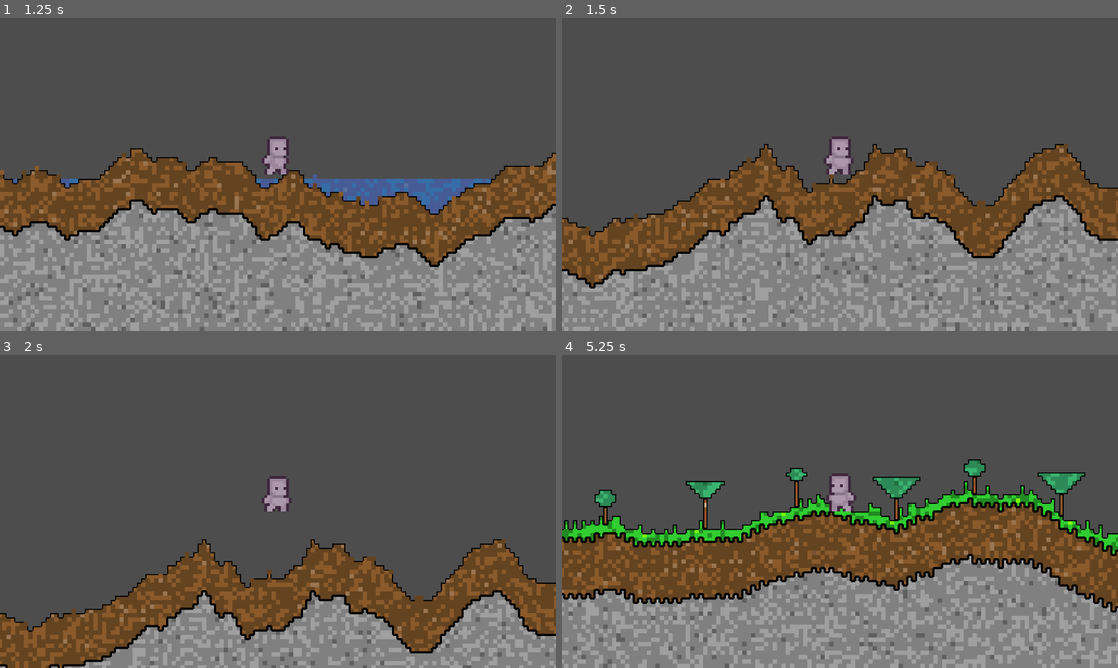
Above: before the commit, frames 1-4 (two rows, left to right).
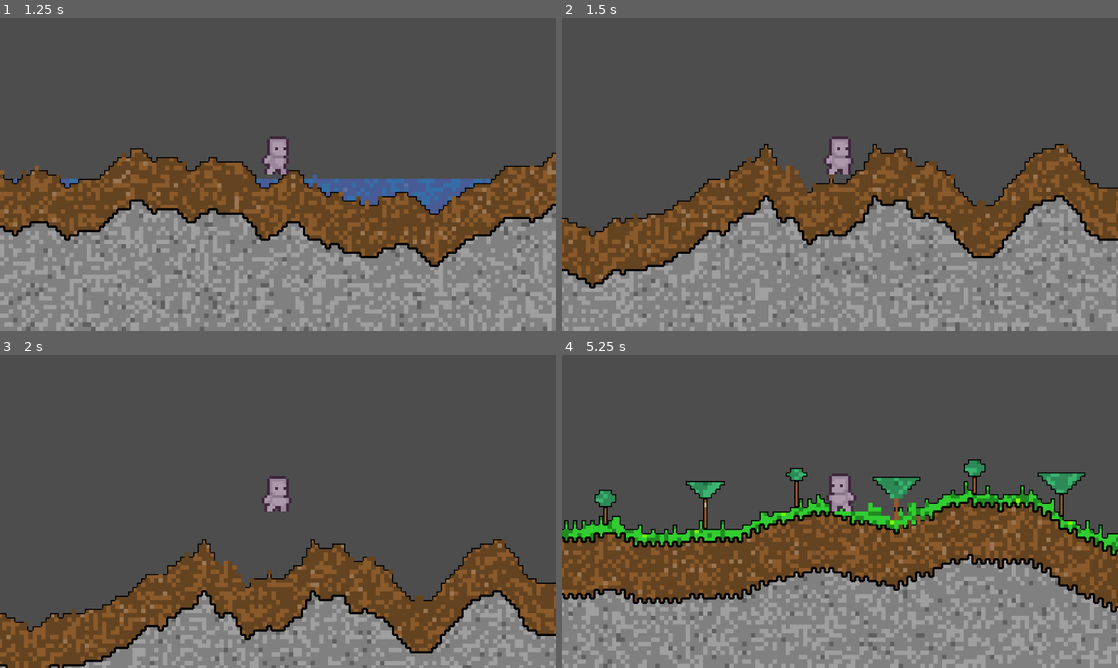
Above: after the commit, the same moments.

Repository: MessrsBrightside/pixel-mixel
Game: Godot game, scene res://scenes/main.tscn
Same seed, same stepped clock (60 frames per second), same inputs: the game is played once before the commit and once after it.
Inputs (mouse positions are in pixels of both pictures, inside the frame that each line leads up to):
- Up to frame 1 (1.25 s): tap Enter (ui_accept) at 0.5, 0.77 s; move the mouse to (400, 158) at 0.52 s; hold Right (ui_right) from 0.53 s (still down); tap 1 at 0.6 s; click (400, 158) at 0.67 s
- Up to frame 2 (1.5 s): move the mouse to (728, 190) at 1.27 s; release Right (ui_right) at 1.28 s; hold Down from 1.28 s (still down); tap 2 at 1.35 s; click (728, 190) at 1.42 s
- Up to frame 3 (2 s): keep holding Down; tap Enter (ui_accept) at 1.52 s
- Up to frame 4 (5.25 s): move the mouse to (895, 442) at 2.02 s; release Down at 2.03 s; hold Right (ui_right) 2.03-2.78 s; tap 3 at 2.1 s; click (895, 442) at 2.17 s; move the mouse to (812, 574) at 2.77 s; hold Up 2.78-3.53 s; tap 4 at 2.85 s; click (812, 574) at 2.92 s; tap Enter (ui_accept) at 3.02, 3.77, 4.52 s; move the mouse to (1006, 558) at 3.52 s; hold Left (ui_left) 3.53-5.03 s; tap 5 at 3.6 s; click (1006, 558) at 3.67 s; move the mouse to (673, 464) at 4.27 s; tap 6 at 4.35 s; click (673, 464) at 4.42 s; move the mouse to (867, 511) at 5.02 s; hold Down from 5.03 s (still down); tap 7 at 5.1 s; click (867, 511) at 5.17 s

Frame 1 is identical in both runs. In frame 2, less than 0.1% of the frame differs, in the area x 38-45%, y 47-56%; in frame 3, less than 0.1%; in frame 4, 0.2%, in the area x 51-66%, y 43-56%.

Commit message:
feat: blade attack destruction system (#29)
- BladeAttack class: fan-shaped arc (7 rays, 30° spread, 20 chunk range)
  frees chunks based on power vs terrain toughness
- Player left-click triggers attack toward mouse position (power=3.0)
- Main scene re-renders on attack via signal
- Before/after destruction screenshots committed
- 5 functional tests: arc direction, toughness contrast, power depletion,
  LOOSE state verification, empty/liquid skip

Diff:
--- a/scenes/main.gd
+++ b/scenes/main.gd
@@ -29,6 +29,7 @@
 	add_child(_renderer)
 	_player = Player.new()
 	_player.z_index = 1
+	_player.attacked.connect(_on_player_attacked)
 	add_child(_player)
 	_camera = Camera2D.new()
 	_camera.zoom = Vector2(2, 2)
@@ -147,3 +148,7 @@
 	defs[8] = load("res://resources/mushroom.tres")
 	defs[9] = load("res://resources/cactus.tres")
 	return defs
+
+
+func _on_player_attacked() -> void:
+	_renderer.render()
--- /dev/null
+++ b/scripts/blade_attack.gd
@@ -0,0 +1,60 @@
+class_name BladeAttack
+extends RefCounted
+
+## Fan-shaped blade attack that frees chunks based on power vs toughness.
+
+const RANGE := 20
+const ARC_ANGLE := deg_to_rad(30.0)
+const RAY_COUNT := 7
+
+
+func execute(grid: ChunkGrid, origin: Vector2, direction: Vector2, power: float, terrain_defs: Array[TerrainDef]) -> int:
+	var freed := 0
+	var remaining_power := power
+	var half_arc := ARC_ANGLE / 2.0
+	var base_angle := direction.angle()
+
+	for i in range(RAY_COUNT):
+		var t := float(i) / float(RAY_COUNT - 1)  # 0.0 to 1.0
+		var angle := base_angle - half_arc + t * ARC_ANGLE
+		var ray_dir := Vector2(cos(angle), sin(angle))
+		freed += _cast_ray(grid, origin, ray_dir, remaining_power, terrain_defs)
+
+	return freed
+
+
+func _cast_ray(grid: ChunkGrid, origin: Vector2, dir: Vector2, power: float, terrain_defs: Array[TerrainDef]) -> int:
+	var freed := 0
+	var remaining := power
+	var chunk_size := 4.0
+
+	for step in range(RANGE):
+		var sample := origin + dir * (step + 1) * chunk_size
+		var cx := int(sample.x) / 4
+		var cy := int(sample.y) / 4
+		var pos := Vector2i(cx, cy)
+
+		if not grid.is_in_bounds(pos):
+			break
+
+		var chunk: Variant = grid.get_chunk(pos)
+		if chunk == null:
+			break
+		if chunk.terrain == 0 or chunk.state == ChunkGrid.State.LIQUID:
+			continue
+		if chunk.state == ChunkGrid.State.LOOSE:
+			continue  # Already loose
+
+		var tdef: TerrainDef = terrain_defs[chunk.terrain] if chunk.terrain < terrain_defs.size() else null
+		if tdef == null:
+			continue
+
+		var toughness: float = tdef.toughness
+		if remaining >= toughness:
+			remaining -= toughness
+			grid.set_chunk(pos, chunk.terrain, chunk.color, ChunkGrid.State.LOOSE)
+			freed += 1
+		else:
+			break  # Power exhausted
+
+	return freed
--- a/scripts/player.gd
+++ b/scripts/player.gd
@@ -10,10 +10,15 @@
 const HITBOX_W := 16.0
 const HITBOX_H := 32.0
 
+const BladeAttackClass = preload("res://scripts/blade_attack.gd")
+
+signal attacked
+
 var velocity := Vector2.ZERO
 var chunk_grid: ChunkGrid
 var terrain_defs: Array[TerrainDef]
 var on_ground := false
+var _blade = BladeAttackClass.new()
 
 var _idle_sprite: Sprite2D
 var _walk_sprite: Sprite2D
@@ -60,6 +65,15 @@
 
 	_move(delta)
 	_update_animation(input_dir)
+
+
+func _unhandled_input(event: InputEvent) -> void:
+	if event is InputEventMouseButton and event.pressed and event.button_index == MOUSE_BUTTON_LEFT:
+		if chunk_grid == null:
+			return
+		var dir := (get_global_mouse_position() - global_position).normalized()
+		_blade.execute(chunk_grid, global_position, dir, 3.0, terrain_defs)
+		attacked.emit()
 
 
 func _move(delta: float) -> void:
--- /dev/null
+++ b/tests/test_blade_attack.gd
@@ -0,0 +1,136 @@
+extends SceneTree
+
+## Functional tests for BladeAttack: arc direction, toughness contrast, power depletion, state, liquid/empty skip.
+
+const ChunkGridClass = preload("res://scripts/chunk_grid.gd")
+const TerrainDefClass = preload("res://scripts/terrain_def.gd")
+const BladeAttackClass = preload("res://scripts/blade_attack.gd")
+
+
+func _init() -> void:
+	var passed := 0
+	var failed := 0
+
+	# --- Shared terrain defs ---
+	var leaves_def := TerrainDefClass.new()
+	leaves_def.toughness = 0.1
+	leaves_def.passable = true
+
+	var stone_def := TerrainDefClass.new()
+	stone_def.toughness = 1.0
+	stone_def.passable = false
+
+	var water_def := TerrainDefClass.new()
+	water_def.toughness = 0.0
+	water_def.passable = true
+
+	var defs: Array[TerrainDef] = []
+	defs.resize(6)
+	defs[0] = null
+	defs[1] = stone_def   # terrain 1 = stone
+	defs[2] = leaves_def  # terrain 2 = leaves
+	defs[3] = water_def   # terrain 3 = water
+	defs[4] = stone_def   # terrain 4 = stone-like
+	defs[5] = leaves_def  # terrain 5 = leaves-like
+
+	# --- Test: attack frees chunks in arc direction ---
+	var grid := ChunkGridClass.new(64, 64)
+	# Fill a band to the right of center with leaves (terrain=2)
+	for y in range(28, 36):
+		for x in range(35, 55):
+			grid.set_chunk(Vector2i(x, y), 2, 0, ChunkGridClass.State.STATIC)
+	var blade := BladeAttackClass.new()
+	var origin := Vector2(32 * 4, 32 * 4)  # center in pixel space
+	var freed := blade.execute(grid, origin, Vector2.RIGHT, 3.0, defs)
+	if freed > 0:
+		passed += 1
+		print("PASS: attack frees chunks in arc direction (freed=%d)" % freed)
+	else:
+		failed += 1
+		print("FAIL: attack freed 0 chunks in arc direction")
+
+	# --- Test: stone absorbs more power than leaves ---
+	var grid_stone := ChunkGridClass.new(64, 64)
+	var grid_leaves := ChunkGridClass.new(64, 64)
+	# Fill both grids with a horizontal line of their terrain to the right
+	for x in range(35, 55):
+		grid_stone.set_chunk(Vector2i(x, 32), 1, 0, ChunkGridClass.State.STATIC)  # stone
+		grid_leaves.set_chunk(Vector2i(x, 32), 2, 0, ChunkGridClass.State.STATIC)  # leaves
+	var blade2 := BladeAttackClass.new()
+	var stone_freed := blade2.execute(grid_stone, origin, Vector2.RIGHT, 3.0, defs)
+	var blade3 := BladeAttackClass.new()
+	var leaves_freed := blade3.execute(grid_leaves, origin, Vector2.RIGHT, 3.0, defs)
+	if leaves_freed > stone_freed:
+		passed += 1
+		print("PASS: stone absorbs more power (stone=%d, leaves=%d)" % [stone_freed, leaves_freed])
+	else:
+		failed += 1
+		print("FAIL: leaves_freed=%d should be > stone_freed=%d" % [leaves_freed, stone_freed])
+
+	# --- Test: power depletes to 0 and stops ---
+	var grid_depletion := ChunkGridClass.new(64, 64)
+	# Fill 30 stone chunks in a line (would need 30 power, we only have 3)
+	for x in range(34, 64):
+		grid_depletion.set_chunk(Vector2i(x, 32), 1, 0, ChunkGridClass.State.STATIC)
+	var blade4 := BladeAttackClass.new()
+	var depletion_freed := blade4.execute(grid_depletion, origin, Vector2.RIGHT, 3.0, defs)
+	# Stone toughness=1.0, power=3.0 → max 3 per ray, 7 rays but sharing power per-ray
+	# Each ray has its own power budget of 3.0 → 3 stone per ray
+	if depletion_freed <= 21 and depletion_freed >= 3:
+		passed += 1
+		print("PASS: power depletes and stops (freed=%d)" % depletion_freed)
+	else:
+		failed += 1
+		print("FAIL: unexpected depletion count=%d" % depletion_freed)
+
+	# --- Test: freed chunks are LOOSE state ---
+	var grid_state := ChunkGridClass.new(64, 64)
+	for x in range(35, 45):
+		grid_state.set_chunk(Vector2i(x, 32), 2, 0, ChunkGridClass.State.STATIC)
+	var blade5 := BladeAttackClass.new()
+	blade5.execute(grid_state, origin, Vector2.RIGHT, 3.0, defs)
+	var all_loose := true
+	for x in range(35, 45):
+		var chunk = grid_state.get_chunk(Vector2i(x, 32))
+		if chunk.terrain == 2 and chunk.state != ChunkGridClass.State.LOOSE:
+			all_loose = false
+			break
+	# Some chunks should be freed (loose)
+	var any_loose := false
+	for x in range(35, 45):
+		var chunk = grid_state.get_chunk(Vector2i(x, 32))
+		if chunk.state == ChunkGridClass.State.LOOSE:
+			any_loose = true
+			break
+	if any_loose:
+		passed += 1
+		print("PASS: freed chunks are LOOSE state")
+	else:
+		failed += 1
+		print("FAIL: no chunks set to LOOSE state")
+
+	# --- Test: empty/liquid chunks don't cost power ---
+	var grid_skip := ChunkGridClass.new(64, 64)
+	# Place empty gap then leaves: empty at 35-39, liquid at 40-42, leaves at 43-55
+	for x in range(40, 43):
+		grid_skip.set_chunk(Vector2i(x, 32), 3, 0, ChunkGridClass.State.LIQUID)  # water
+	for x in range(43, 55):
+		grid_skip.set_chunk(Vector2i(x, 32), 2, 0, ChunkGridClass.State.STATIC)  # leaves
+	var blade6 := BladeAttackClass.new()
+	var skip_freed := blade6.execute(grid_skip, origin, Vector2.RIGHT, 3.0, defs)
+	# Should skip the gap/liquid and still free leaves behind them
+	if skip_freed > 0:
+		passed += 1
+		print("PASS: empty/liquid chunks don't cost power (freed=%d)" % skip_freed)
+	else:
+		failed += 1
+		print("FAIL: blade stopped at empty/liquid, freed=0")
+
+	# --- Summary ---
+	print("")
+	print("%d passed, %d failed" % [passed, failed])
+	if failed > 0:
+		print("TESTS FAILED")
+	else:
+		print("ALL TESTS PASSED")
+	quit()
--- /dev/null
+++ b/tools/capture_destruction_screenshot.gd
@@ -0,0 +1,54 @@
+extends SceneTree
+
+## Headless tool: generates forest_surface, captures before/after blade attack screenshots.
+## Usage: godot --headless --script tools/capture_destruction_screenshot.gd
+
+const BladeAttackClass = preload("res://scripts/blade_attack.gd")
+
+
+func _init() -> void:
+	var gen := BiomeGenerator.new()
+	var grid := gen.generate("forest_surface", 42)
+	var terrain_defs := _load_terrain_defs()
+
+	var renderer := ChunkRenderer.new()
+	renderer.grid = grid
+	renderer.terrain_defs = terrain_defs
+
+	var dir := DirAccess.open("res://")
+	if not dir.dir_exists("screenshots/phase1"):
+		dir.make_dir_recursive("screenshots/phase1")
+
+	# Before
+	var img_before := renderer.render_to_image()
+	img_before.save_png("res://screenshots/phase1/destruction_before.png")
+	print("Saved: destruction_before.png")
+
+	# Attack at surface level (trees area), pointing right
+	var size := grid.get_size()
+	var origin := Vector2(size.x / 2 * 4, size.y * 0.3 * 4)
+	var blade := BladeAttackClass.new()
+	var freed := blade.execute(grid, origin, Vector2.RIGHT, 3.0, terrain_defs)
+	print("Freed %d chunks" % freed)
+
+	# After
+	var img_after := renderer.render_to_image()
+	img_after.save_png("res://screenshots/phase1/destruction_after.png")
+	print("Saved: destruction_after.png")
+	quit()
+
+
+func _load_terrain_defs() -> Array[TerrainDef]:
+	var defs: Array[TerrainDef] = []
+	defs.resize(10)
+	defs[0] = null
+	defs[1] = load("res://resources/dirt.tres")
+	defs[2] = load("res://resources/stone.tres")
+	defs[3] = load("res://resources/water.tres")
+	defs[4] = load("res://resources/grass.tres")
+	defs[5] = load("res://resources/leaves.tres")
+	defs[6] = load("res://resources/wood.tres")
+	defs[7] = load("res://resources/sand.tres")
+	defs[8] = load("res://resources/mushroom.tres")
+	defs[9] = load("res://resources/cactus.tres")
+	return defs
Binary file added: screenshots/phase1/destruction_after.png
Binary file added: screenshots/phase1/destruction_before.png
Not shown, added: scripts/blade_attack.gd.uid
Not shown, added: tests/test_blade_attack.gd.uid
Not shown, added: tools/capture_destruction_screenshot.gd.uid
Not shown, changed: changelog.md
Not shown, added: screenshots/phase1/destruction_after.png.why.md
Not shown, added: screenshots/phase1/destruction_before.png.why.md
Not shown, added: scripts/blade_attack.gd.why.md
Not shown, added: tests/test_blade_attack.gd.why.md
Not shown, added: tools/capture_destruction_screenshot.gd.why.md
